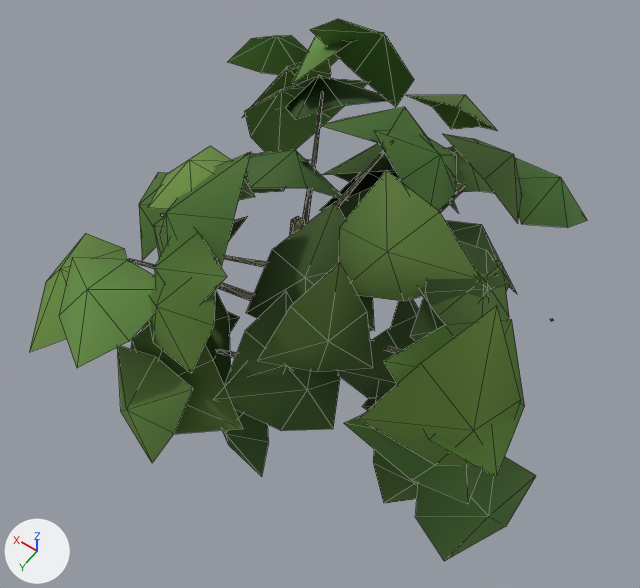
The glTF model public/ark/assets/v1/trees/plane-a.lod2.glb: old version first, new version second.
One viewpoint serves both versions: a 50 mm lens placed at (-8.44, 10.4, 22.9), pointed at (-0.84, -0.25, 6.17). The axes (+X, +Y, +Z) are drawn at lower left. The lights are the same throughout. The first picture is the older version. Mesh edges are drawn as thin lines.
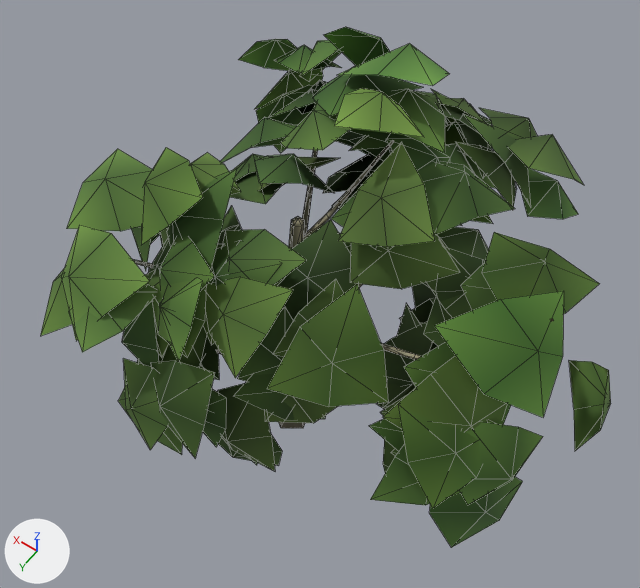
Pixel boxes [x1, y1, x2, y2] of what changed, in the pictures (640 x 588 px):
'Mesh_0', reshaped
    before: [29, 19, 587, 561]
    after: [41, 27, 611, 548]
part 1 of me_mesh_0, built on (green)
    after: [61, 43, 611, 509]
part 2 of me_mesh_0, recoloured
    before: [29, 19, 587, 561]
    after: [41, 27, 578, 548]

The change, as a diff of the scene's bpy script:
```diff
--- a/public/ark/assets/v1/trees/plane-a.lod2.glb.py
+++ b/public/ark/assets/v1/trees/plane-a.lod2.glb.py
@@ me_mesh_0 @@
 # used by ob_mesh_0; location = (0.0, 0.0, 0.0)
-me_mesh_0.from_pydata(...)  # 538 vertices, 598 faces; spans x -7.17..4.49, y -5.94..5.34, z -0.02..11.24
+me_mesh_0.from_pydata(...)  # 1007 vertices, 1000 faces; spans x -7.86..4.26, y -6.75..5.15, z -0.02..12.17
+# me_mesh_0 part 1: 350 vertices moved from x -7.17..4.49, y -5.94..5.34, z 2.93..11.24 to x -6.99..4.26, y -5.73..5.15, z 3.29..10.96; 469 vertices added at x -7.86..3.59, y -6.75..4.91, z 2.64..12.17
+# me_mesh_0 part 2: 300 kept faces spanning x -6.99..4.26, y -5.73..5.15, z 3.29..10.96 get new vertex colours; the middle colour goes from dark green #517432 to dark green #4b6c2e
 me_mesh_0.materials.append(mat_ark_vertex_colour)
```
